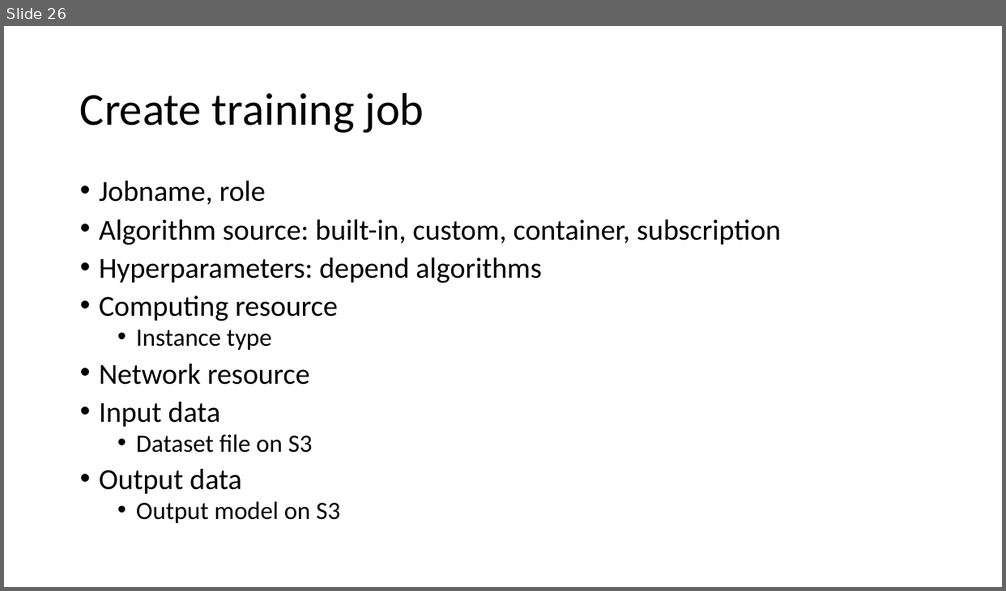
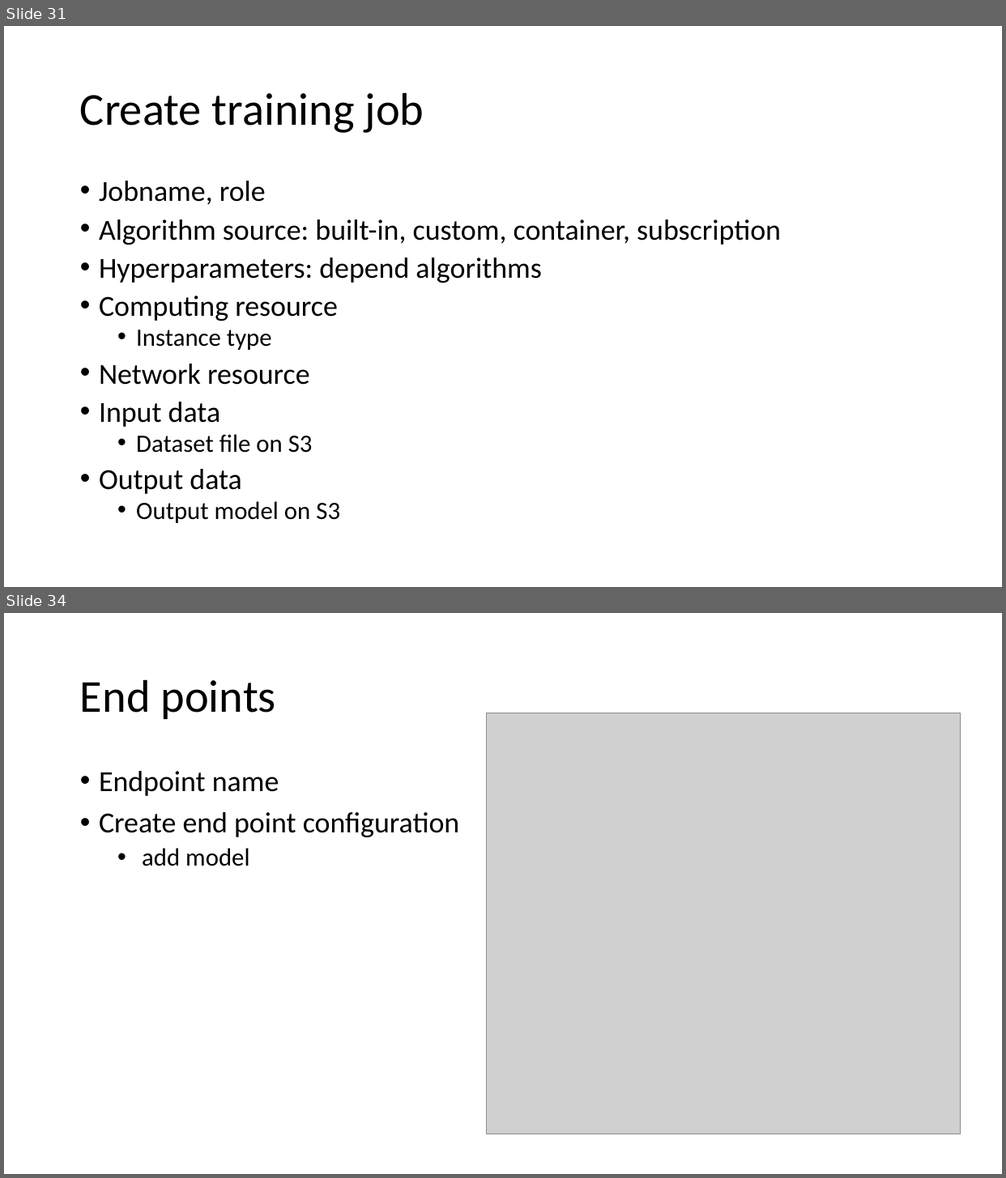
Before and after one commit to xuan0802/iot_slide, a slide deck: IoT analytics.pptx. Shown one above the other, each under a label of ours: slide 26 before the commit, slides 31 and 34 after it; the slides between them are not shown. The pictures are 1006x591 and 1006x1178 pixels, drawn with LibreOffice and Linux fonts; fonts in the diff are those of the drawing; grey boxes stand for pictures. Boxes give left, top, right and bottom in pixels: in the first picture for what was removed or moved away, otherwise in the second. Text is boxed around its words. In the diff, an @@ line names an element or a change of style, - is before the commit and + after.

```diff
--- a/IoT analytics.pptx
+++ b/IoT analytics.pptx
@@ slide 34 added at (4,613,1002,1174), background #FFFFFF @@
@@ title added at (80,679,276,719), 44 pt, text #000000 @@
+End points
@@ picture added at (487,713,961,1134) @@
@@ text added at (99,771,460,867), 28 pt, text #000000 @@
+• Endpoint name
+• Create end point configuration
+  • add model
@@ what was slide 26 is now slide 31 @@
```
Also in this commit, not shown: 2 slides changed, 9 other slides added, 2 slides removed.
